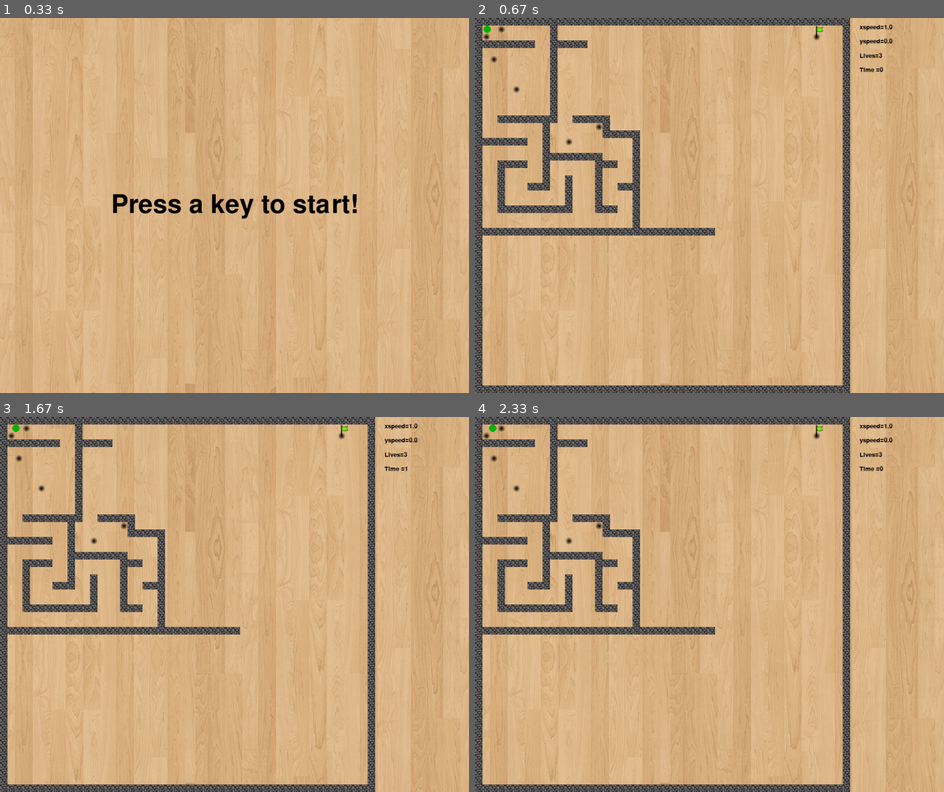
Above: before the commit, frames 1-4 (two rows, left to right).
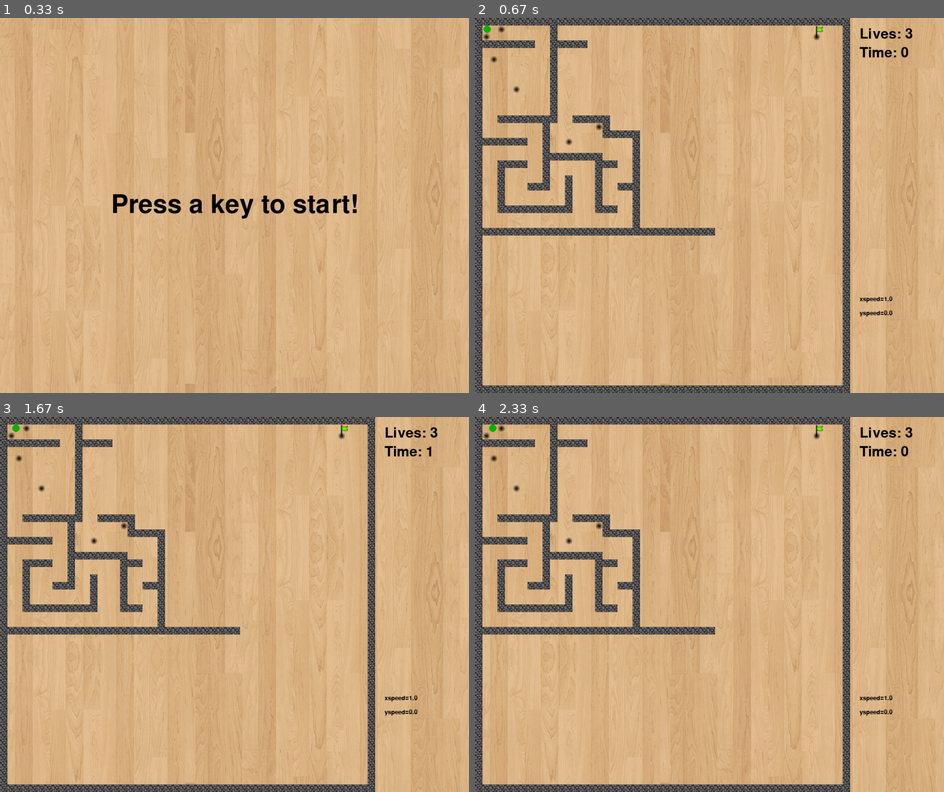
Above: after the commit, the same moments.

Repository: CyberFlameGO/CAO2-PyGame
Game: pygame game, started from game/__main__.py
Same seed, same stepped clock (60 frames per second), same inputs: the game is played once before the commit and once after it.
Inputs:
- Up to frame 1 (0.33 s): no input
- Up to frame 2 (0.67 s): tap Enter at 0.33 s
- Up to frame 3 (1.67 s): no input
- Up to frame 4 (2.33 s): tap Space at 2.17 s

Frame 1 is identical in both runs. In frame 2, 0.6% of the frame differs, in the area x 82-94%, y 1-80%; in frame 3, 0.6%; in frame 4, 0.6%.

Commit message:
Change text layout

Diff:
--- a/game/classes/game.py
+++ b/game/classes/game.py
@@ -231,7 +231,7 @@
             self.screen.blit(text, textpos)
 
             if not self.end_time == 0 :
-                font_startscreen = pygame.font.Font(None, 50)
+                font_startscreen = pygame.font.Font(None, 60)
                 if self.end_win :
                     text = font_startscreen.render("You won!", 1, (0, 255, 0))
                 else:
@@ -240,13 +240,13 @@
                 textpos.centery = 200
                 textpos.centerx = 500
                 self.screen.blit(text, textpos)
-                font_startscreen = pygame.font.Font(None, 30)
+                font_startscreen = pygame.font.Font(None, 40)
                 text = font_startscreen.render("Time: " + str(self.end_time) + " seconds", 1, (0, 0, 0))
                 textpos = text.get_rect()
                 textpos.centery = 250
                 textpos.centerx = 500
                 self.screen.blit(text, textpos)
-                text = font_startscreen.render(" Lives: " + str(self.end_lives) , 1, (0, 0, 0))
+                text = font_startscreen.render(" Lives left: " + str(self.end_lives) , 1, (0, 0, 0))
                 textpos = text.get_rect()
                 textpos.centery = 290
                 textpos.centerx = 500
@@ -260,28 +260,32 @@
             pygame.draw.circle(self.screen, (0, 180, 0), (self.ball.rect.centerx, self.ball.rect.centery), 8)
             #pygame.draw.rect(screen, (255, 200, 0), ball.rect)
 
+            font = pygame.font.Font(None, 45)
+            text = font.render("Lives: " + str(self.ball.get_lives()), 1, (0, 0, 0))
+            textpos = text.get_rect()
+            textpos.left = 820
+            textpos.top = 20
+            self.screen.blit(text, textpos)
+            play_time = int(time.time() - self.start_time);
+            text = font.render("Time: " + str(play_time), 1, (0, 0, 0))
+            textpos = text.get_rect()
+            textpos.left = 820
+            textpos.top = 60
+            self.screen.blit(text, textpos)
+
+            # DEBUG
             font = pygame.font.Font(None, 20)
             text = font.render("xspeed=" + str(self.ball.get_speed()[0]), 1, (0, 0, 0))
             textpos = text.get_rect()
             textpos.left = 820
-            textpos.centery = 20
+            textpos.centery = 600
             self.screen.blit(text, textpos)
             text = font.render("yspeed=" + str(self.ball.get_speed()[1]), 1, (0, 0, 0))
             textpos = text.get_rect()
             textpos.left = 820
-            textpos.centery = 50
-            self.screen.blit(text, textpos)
-            text = font.render("Lives=" + str(self.ball.get_lives()), 1, (0, 0, 0))
-            textpos = text.get_rect()
-            textpos.left = 820
-            textpos.centery = 80
-            self.screen.blit(text, textpos)
-            play_time = int(time.time() - self.start_time);
-            text = font.render("Time =" + str(play_time), 1, (0, 0, 0))
-            textpos = text.get_rect()
-            textpos.left = 820
-            textpos.centery = 110
-            self.screen.blit(text, textpos)
+            textpos.centery = 630
+            self.screen.blit(text, textpos)
+            # END DEBUG
 
             for finish in self.finishes:
                 draw_finish = finish.rect.copy()
